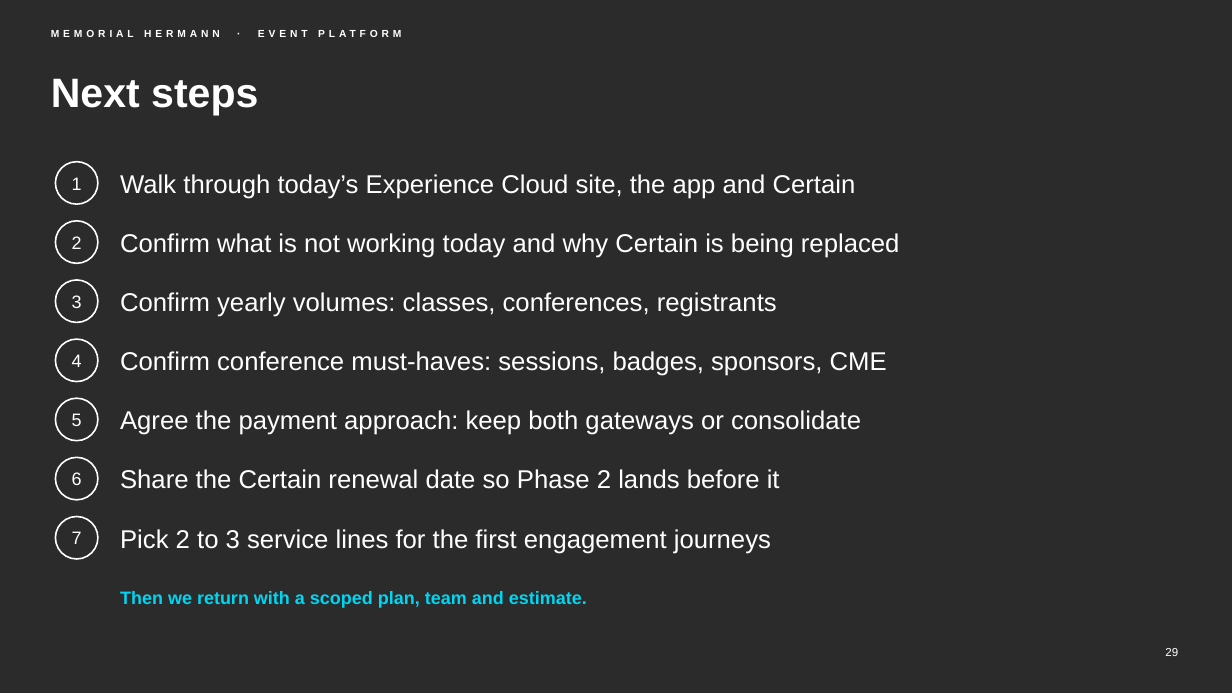
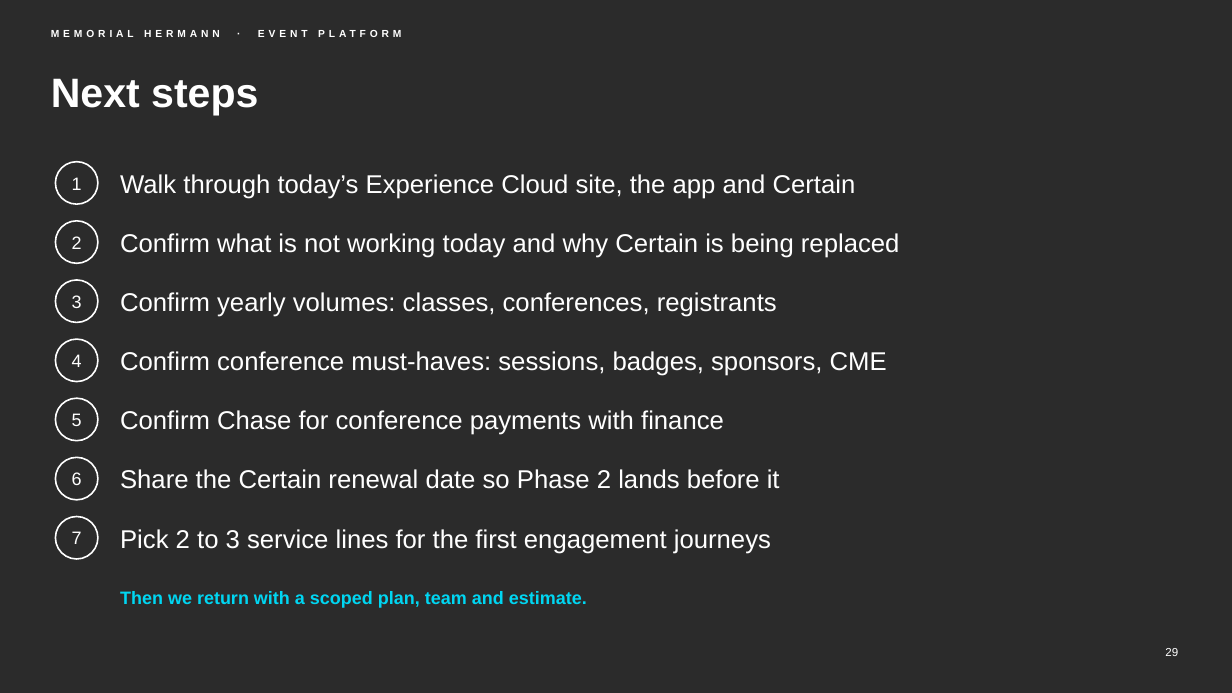
Before and after one commit to chintasurya/preSales_Memorial-hermann, a slide deck: slide 29 of deck/Memorial-Hermann-Event-Platform.pptx. Drawn at 1232x693 pixels with LibreOffice and Linux fonts; fonts in the diff are those of the drawing; background and template pictures are left out; a plain dark background stands for a picture behind light text. Boxes give left, top, right and bottom in pixels: in the first picture for what was removed or moved away, otherwise in the second. Text is boxed around its words. In the diff, an @@ line names an element or a change of style, - is before the commit and + after.

```diff
--- a/deck/Memorial-Hermann-Event-Platform.pptx
+++ b/deck/Memorial-Hermann-Event-Platform.pptx
@@ text at box(120, 410, 724, 435): text changed @@
-Agree the payment approach: keep both gateways or consolidate
+Confirm Chase for conference payments with finance
```
Also in this commit, not shown: 8 other slides changed, 12 other files.
